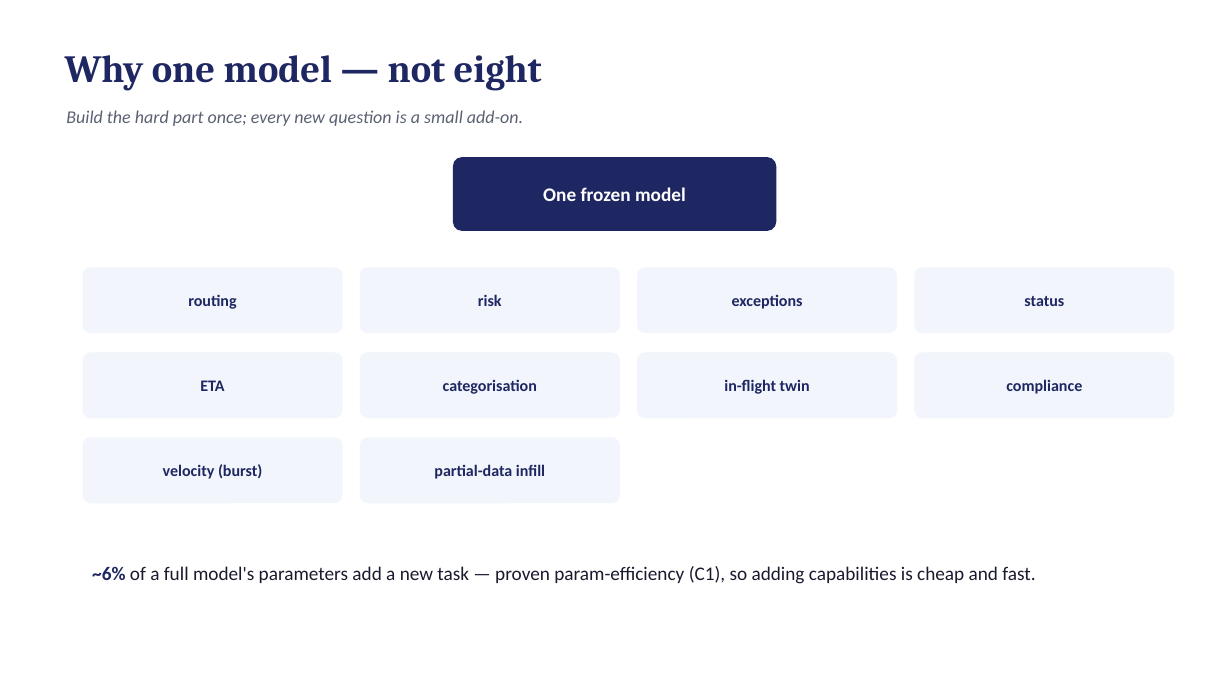
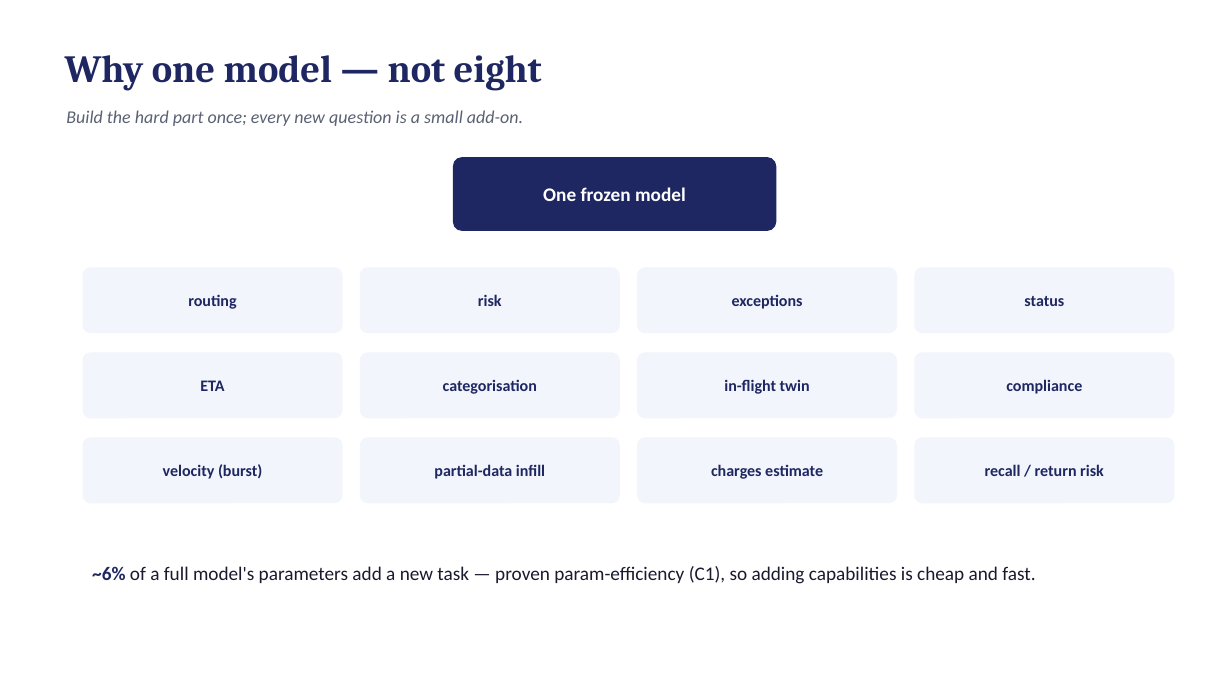
Before and after one commit to Bratz/txn-repr-poc, a slide deck: slide 8 of docs/txn_repr_evidence.pptx. Drawn at 1232x693 pixels with LibreOffice and Linux fonts; fonts in the diff are those of the drawing. Boxes give left, top, right and bottom in pixels: in the first picture for what was removed or moved away, otherwise in the second. Text is boxed around its words. In the diff, an @@ line names an element or a change of style, - is before the commit and + after.

```diff
--- a/docs/txn_repr_evidence.pptx
+++ b/docs/txn_repr_evidence.pptx
@@ rounded rectangle added at box(638, 438, 897, 503), fill #F2F5FC, outline #F2F5FC 1 pt @@
@@ rounded rectangle added at box(915, 438, 1174, 503), fill #F2F5FC, outline #F2F5FC 1 pt @@
@@ text added at box(711, 464, 823, 479), 12.5 pt, text #1E2761, bold @@
+charges estimate
@@ text added at box(985, 464, 1104, 476), 12.5 pt, text #1E2761, bold @@
+recall / return risk
```
Also in this commit, not shown: 8 other slides changed, 2 other files.
